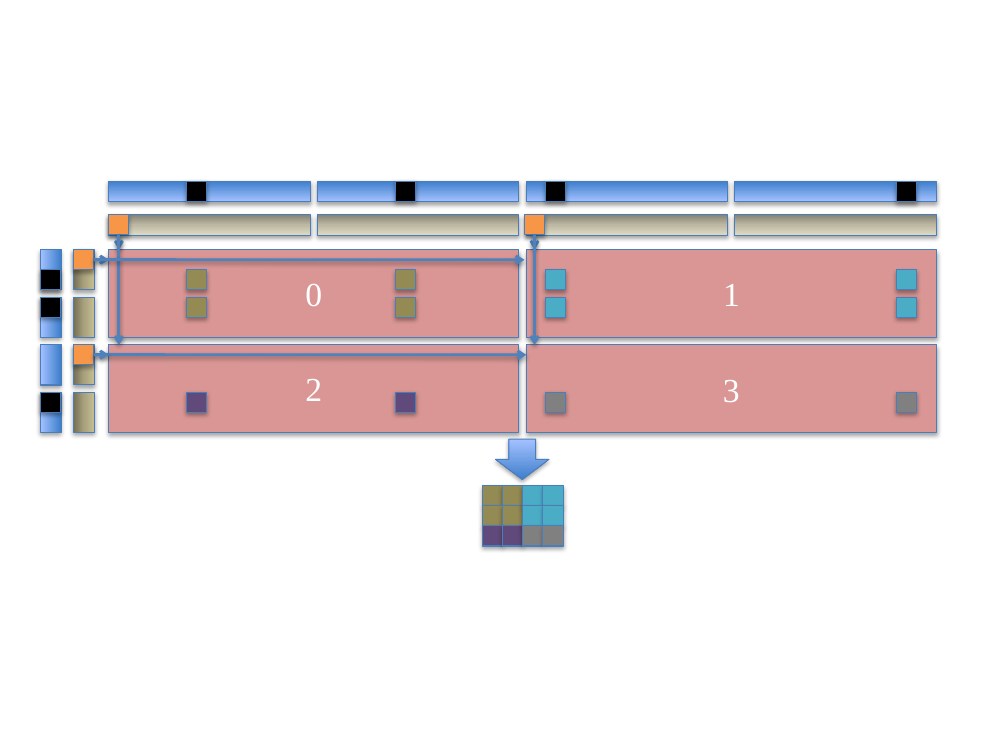
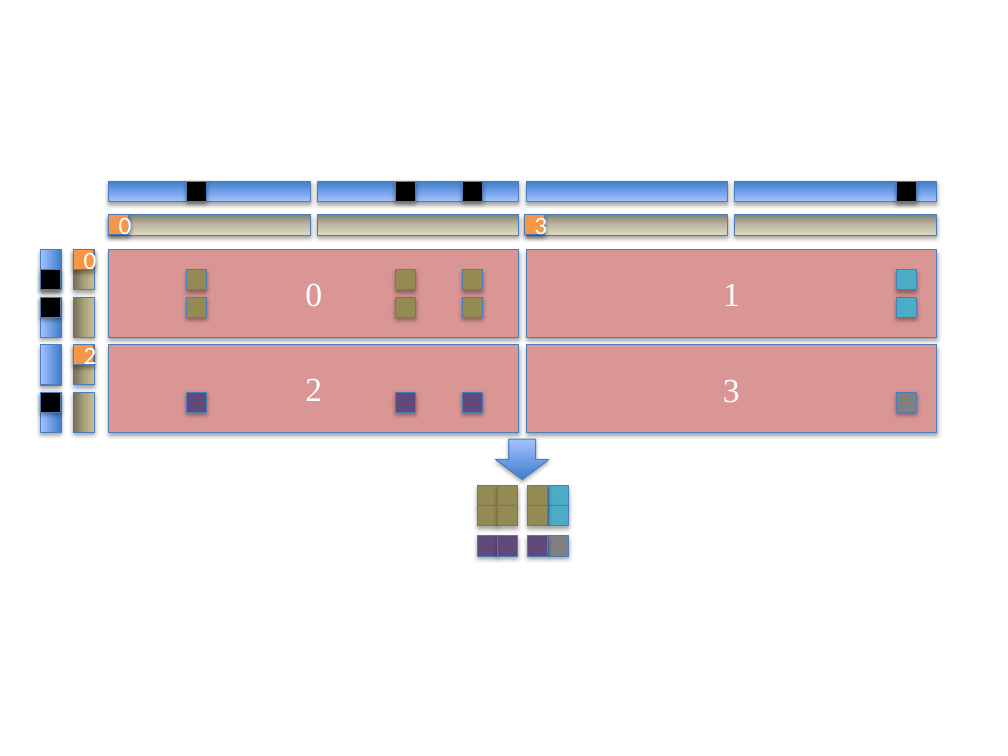
Before and after one commit to jeffdaily/pagoda, a slide deck: slide 1 of papers/2010-ICPP/images/pack.pptx. Drawn at 1008x756 pixels with LibreOffice and Linux fonts; fonts in the diff are those of the drawing. Boxes give left, top, right and bottom in pixels: in the first picture for what was removed or moved away, otherwise in the second. Text is boxed around its words. In the diff, an @@ line names an element or a change of style, - is before the commit and + after.

```diff
--- a/papers/2010-ICPP/images/pack.pptx
+++ b/papers/2010-ICPP/images/pack.pptx
@@ text in rectangle at [119,214,132,241]: text added @@
+0
@@ arrow removed from (119, 235) to (119, 250) @@
@@ arrow removed from (119, 235) to (119, 345) @@
@@ text in rectangle at [534,214,547,241]: text added @@
+3
@@ arrow removed from (534, 235) to (534, 250) @@
@@ arrow removed from (534, 235) to (534, 345) @@
@@ text in rectangle at [84,249,97,276]: text added @@
+0
@@ arrow removed from (94, 260) to (109, 260) @@
@@ arrow removed from (94, 260) to (524, 260) @@
@@ fill #4BACC6 to #948A54 in 4 elements at [528,486,548,506], [528,506,548,526], [463,270,483,290], [463,297,483,318] @@
@@ text in rectangle at [84,344,97,371]: text added @@
+2
@@ arrow removed from (94, 355) to (526, 355) @@
@@ arrow removed from (94, 355) to (109, 355) @@
@@ 4 rectangles: place and size @@
-4 rectangles at [546,181,566,412]
+4 rectangles at [463,181,483,412]
@@ rectangle at [463,392,483,412]: fill #808080 to #604A7B @@
@@ 4 rectangles: place and size @@
-4 rectangles at [483,486,523,526]
+4 rectangles at [478,486,518,526]
@@ 4 rectangles: place and size @@
-4 rectangles at [523,486,563,526]
+4 rectangles at [528,486,569,526]
@@ rectangle: place and size @@
-rectangle at [483,526,503,546]
+rectangle at [478,536,498,556]
@@ rectangle: place and size @@
-rectangle at [503,526,523,546]
+rectangle at [498,536,518,556]
@@ rectangle: place and size @@
-rectangle at [523,526,543,546]
+rectangle at [528,536,548,556]
@@ rectangle at [528,536,548,556]: fill #808080 to #604A7B @@
@@ rectangle: place and size @@
-rectangle at [543,526,563,546]
+rectangle at [548,536,569,556]
```
Also in this commit, not shown: 1 other file.
